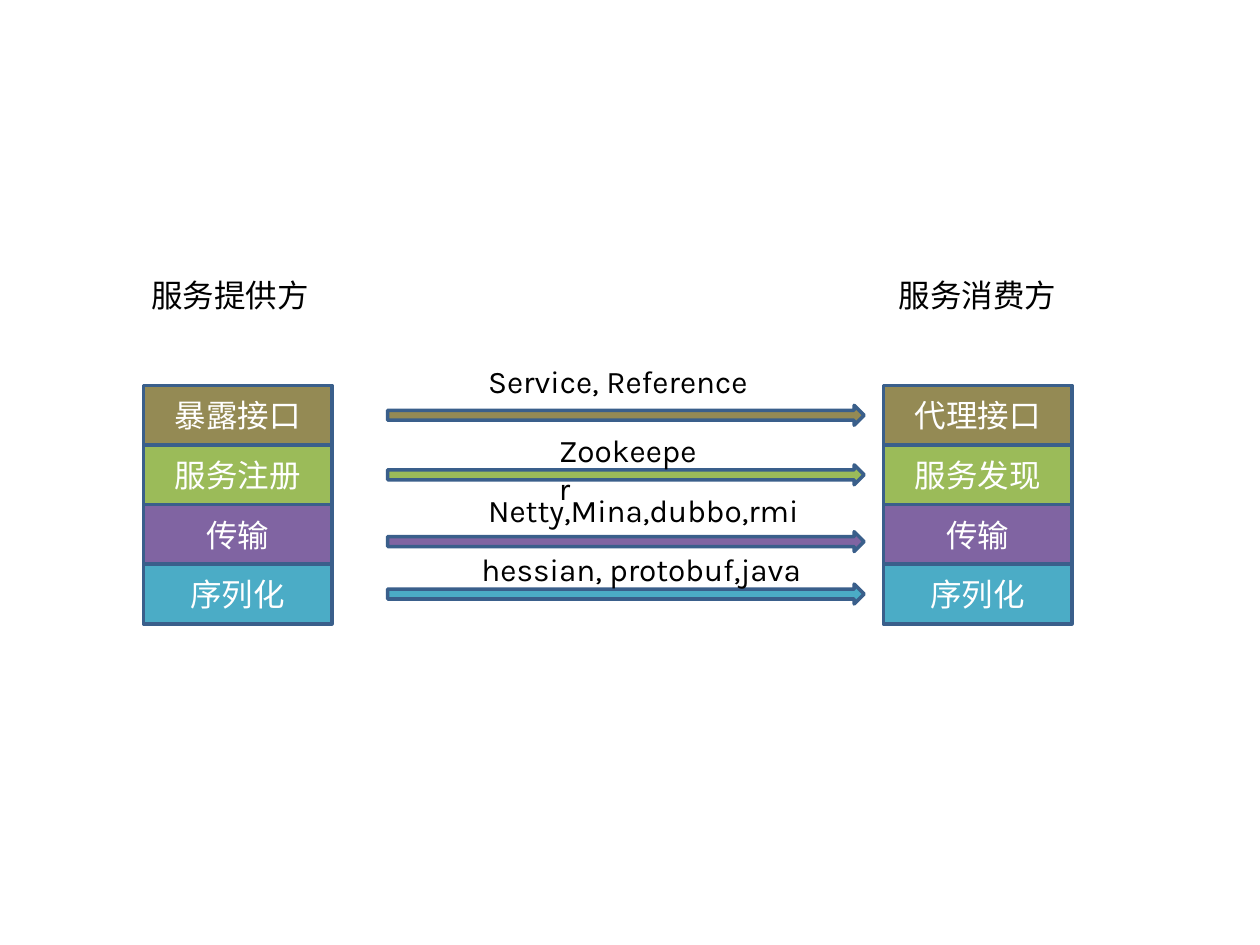
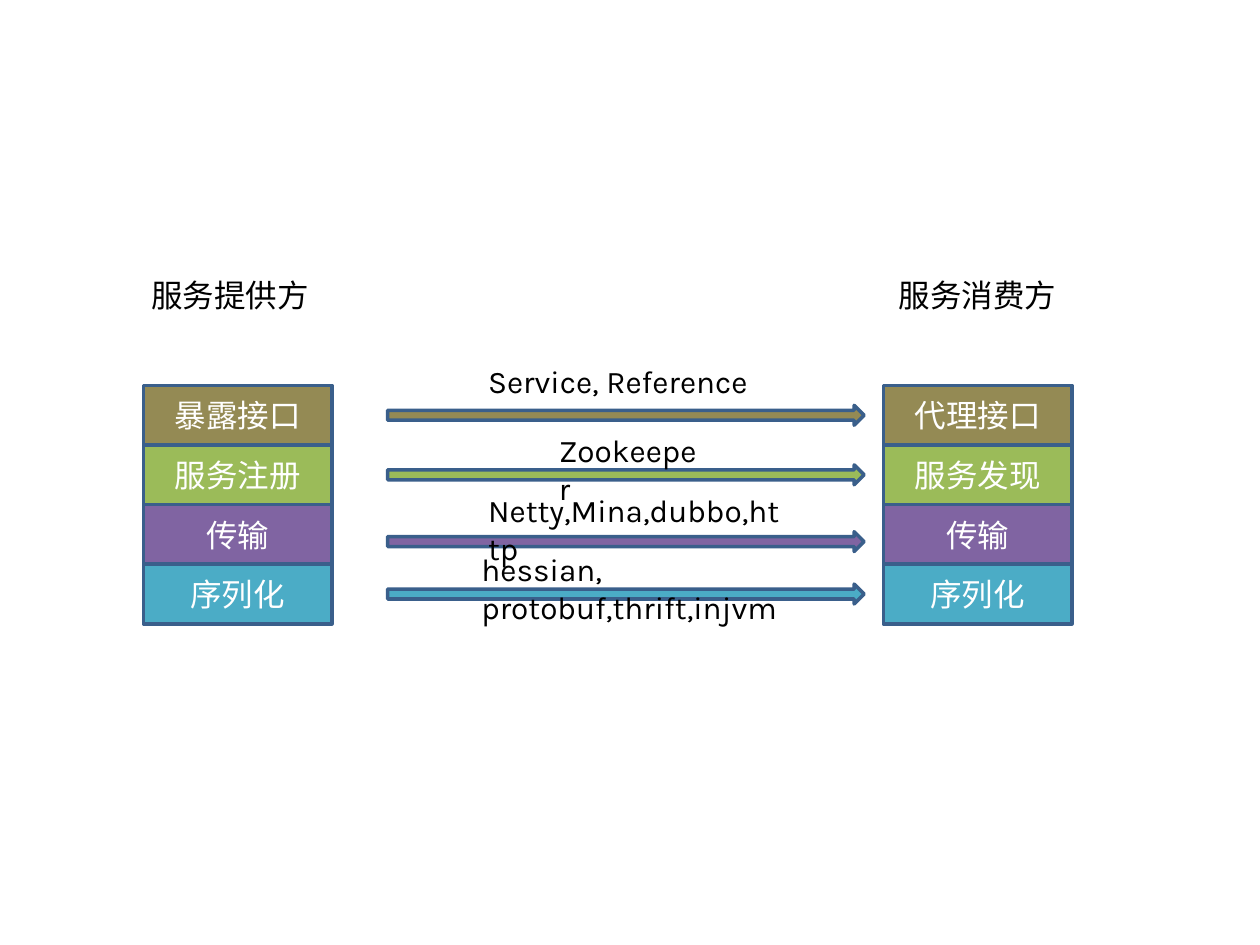
Before and after one commit to jinshulin/dubbo-simple-demo, a slide deck: slide 10 of 相关技术文档/Dubbo培训与实战.pptx. Drawn at 1260x945 pixels with LibreOffice and Linux fonts; fonts in the diff are those of the drawing; background and template pictures are left out. Boxes give left, top, right and bottom in pixels: in the first picture for what was removed or moved away, otherwise in the second. Text is boxed around its words. In the diff, an @@ line names an element or a change of style, - is before the commit and + after.

```diff
--- a/相关技术文档/Dubbo培训与实战.pptx
+++ b/相关技术文档/Dubbo培训与实战.pptx
@@ text at (x1=488, y1=494, x2=779, y2=530): text changed @@
-Netty,Mina,dubbo,rmi
+Netty,Mina,dubbo,http
@@ text at (x1=481, y1=553, x2=776, y2=627): text changed @@
-hessian, protobuf,java
+hessian, protobuf,thrift,injvm
```
Also in this commit, not shown: 1 other file.
